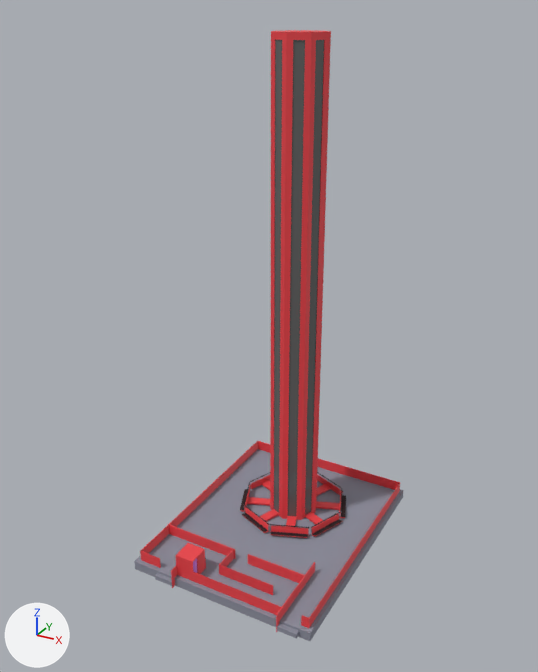
The glTF model GFX/Buildings/AmusementPark/Attractions/FreeFallTower.glb, before and after one commit.
Before and after are seen from a 50 mm camera at (31.4, -62.9, 51.5) aimed at (-0.4, -5.0, 22.6). Lighting does not change. The marker at lower left points along +X, +Y and +Z. Where no turn or scale is listed for an object, it has been applied to the vertices.

Before the edit, the objects in view are built like this:
```python
ob_cube = bpy.data.objects.new('Cube', me_cube)
ob_cube.location = (0.0, -3.7, -0.8)
ob_cube_001 = bpy.data.objects.new('Cube.001', me_cube_004)
ob_cube_001.location = (4.8, 3.1, 0.0)
ob_cube_002 = bpy.data.objects.new('Cube.002', me_cube_003)
ob_cube_002.location = (1.2, 5.6, 0.0)
ob_cube_003 = bpy.data.objects.new('Cube.003', me_cube_005)
ob_cube_003.location = (-4.0, -14.7, 0.9)
ob_cylinder = bpy.data.objects.new('Cylinder', me_cylinder)
ob_cylinder.location = (0.0, 0.0, 24.7)
```
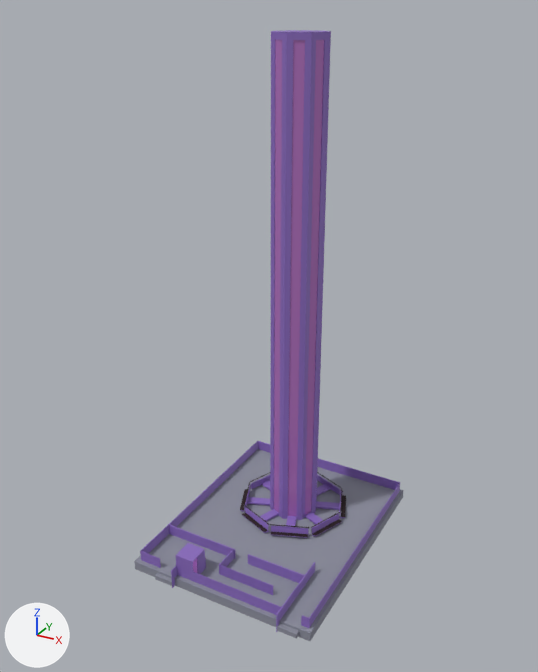
What differs and where, as boxes [x1, y1, x2, y2] in the pictures (538 x 672 px):
'Cylinder', recoloured: [270, 30, 331, 520] in both
'Cube.003', recoloured (red to purple): [140, 441, 400, 632] in both
'Cube.001', recoloured (red to purple): [240, 475, 345, 536] in both
'Cube.002', recoloured (red to purple): [242, 474, 343, 538] in both

What the commit changed:
Material 'Material.001' (mat_material_001) changes colour from red #ef4248 to purple #8b6bbf; in linear values from (0.86, 0.054, 0.0654) to (0.258, 0.147, 0.521).
Material 'Material.002' (mat_material_002) changes colour from dark grey #6a6a6a to purple #ba78c7; in linear values from (0.143, 0.143, 0.143) to (0.491, 0.188, 0.571).
